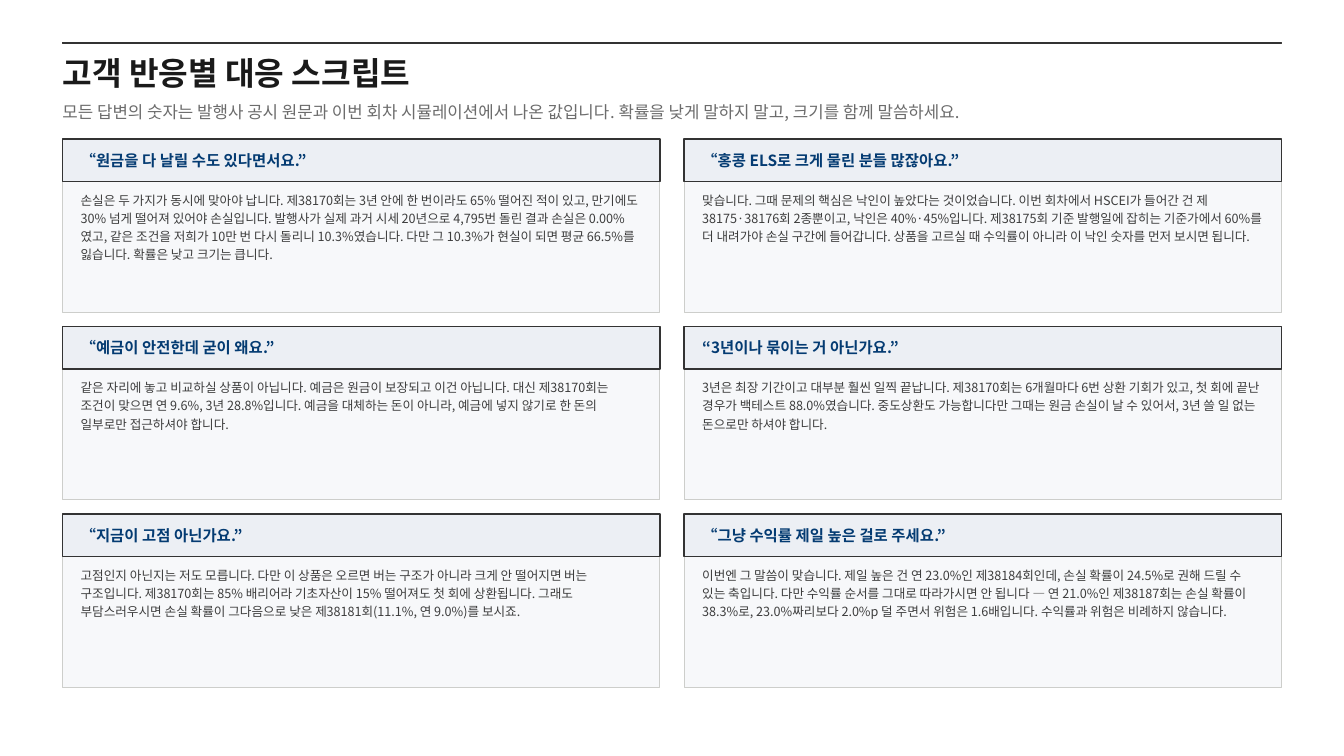
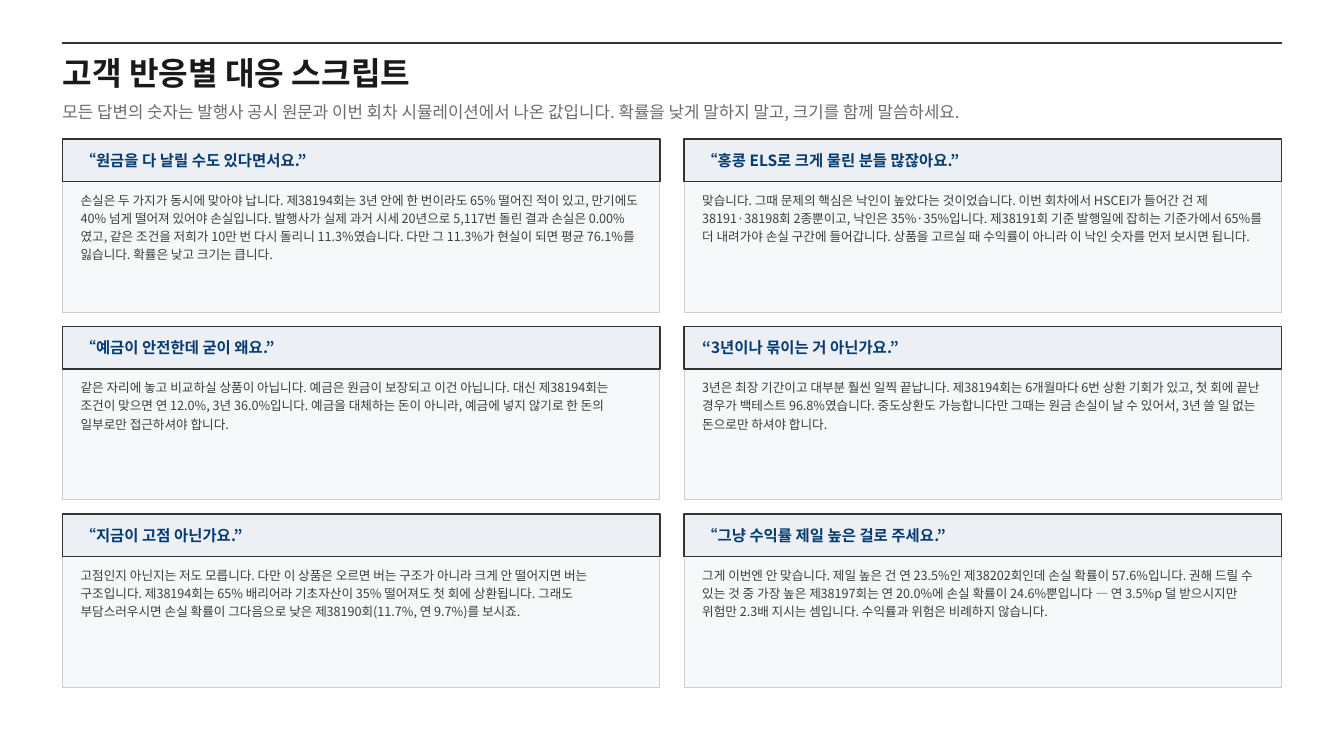
Before and after one commit to hanaroline/work_1, a slide deck: slide 7 of els-sales-deck.pptx. Drawn at 1344x756 pixels with LibreOffice and Linux fonts; fonts in the diff are those of the drawing. Boxes give left, top, right and bottom in pixels: in the first picture for what was removed or moved away, otherwise in the second. Text is boxed around its words. In the diff, an @@ line names an element or a change of style, - is before the commit and + after.

```diff
--- a/els-sales-deck.pptx
+++ b/els-sales-deck.pptx
@@ text at [81,194,638,260]: text changed @@
-손실은 두 가지가 동시에 맞아야 납니다. 제38170회는 3년 안에 한 번이라도 65% 떨어진 적이 있고, 만기에도 30% 넘게 떨어져 있어야 손실입니다. 발행사가 실제 과거 시세 20년으로 4,795번 돌린 결과 손실은 0.00%였고, 같은 조건을 저희가 10만 번 다시 돌리니 10.3%였습니다. 다만 그 10.3%가 현실이 되면 평균 66.5%를 잃습니다. 확률은 낮고 크기는 큽니다.
+손실은 두 가지가 동시에 맞아야 납니다. 제38194회는 3년 안에 한 번이라도 65% 떨어진 적이 있고, 만기에도 40% 넘게 떨어져 있어야 손실입니다. 발행사가 실제 과거 시세 20년으로 5,117번 돌린 결과 손실은 0.00%였고, 같은 조건을 저희가 10만 번 다시 돌리니 11.3%였습니다. 다만 그 11.3%가 현실이 되면 평균 76.1%를 잃습니다. 확률은 낮고 크기는 큽니다.
@@ text at [702,194,1262,242]: text changed @@
-맞습니다. 그때 문제의 핵심은 낙인이 높았다는 것이었습니다. 이번 회차에서 HSCEI가 들어간 건 제38175·38176회 2종뿐이고, 낙인은 40%·45%입니다. 제38175회 기준 발행일에 잡히는 기준가에서 60%를 더 내려가야 손실 구간에 들어갑니다. 상품을 고르실 때 수익률이 아니라 이 낙인 숫자를 먼저 보시면 됩니다.
+맞습니다. 그때 문제의 핵심은 낙인이 높았다는 것이었습니다. 이번 회차에서 HSCEI가 들어간 건 제38191·38198회 2종뿐이고, 낙인은 35%·35%입니다. 제38191회 기준 발행일에 잡히는 기준가에서 65%를 더 내려가야 손실 구간에 들어갑니다. 상품을 고르실 때 수익률이 아니라 이 낙인 숫자를 먼저 보시면 됩니다.
@@ text at [81,381,609,430]: text changed @@
-같은 자리에 놓고 비교하실 상품이 아닙니다. 예금은 원금이 보장되고 이건 아닙니다. 대신 제38170회는 조건이 맞으면 연 9.6%, 3년 28.8%입니다. 예금을 대체하는 돈이 아니라, 예금에 넣지 않기로 한 돈의 일부로만 접근하셔야 합니다.
+같은 자리에 놓고 비교하실 상품이 아닙니다. 예금은 원금이 보장되고 이건 아닙니다. 대신 제38194회는 조건이 맞으면 연 12.0%, 3년 36.0%입니다. 예금을 대체하는 돈이 아니라, 예금에 넣지 않기로 한 돈의 일부로만 접근하셔야 합니다.
@@ text at [702,381,1259,430]: text changed @@
-3년은 최장 기간이고 대부분 훨씬 일찍 끝납니다. 제38170회는 6개월마다 6번 상환 기회가 있고, 첫 회에 끝난 경우가 백테스트 88.0%였습니다. 중도상환도 가능합니다만 그때는 원금 손실이 날 수 있어서, 3년 쓸 일 없는 돈으로만 하셔야 합니다.
+3년은 최장 기간이고 대부분 훨씬 일찍 끝납니다. 제38194회는 6개월마다 6번 상환 기회가 있고, 첫 회에 끝난 경우가 백테스트 96.8%였습니다. 중도상환도 가능합니다만 그때는 원금 손실이 날 수 있어서, 3년 쓸 일 없는 돈으로만 하셔야 합니다.
@@ text at [81,569,587,619]: text changed @@
-고점인지 아닌지는 저도 모릅니다. 다만 이 상품은 오르면 버는 구조가 아니라 크게 안 떨어지면 버는 구조입니다. 제38170회는 85% 배리어라 기초자산이 15% 떨어져도 첫 회에 상환됩니다. 그래도 부담스러우시면 손실 확률이 그다음으로 낮은 제38181회(11.1%, 연 9.0%)를 보시죠.
+고점인지 아닌지는 저도 모릅니다. 다만 이 상품은 오르면 버는 구조가 아니라 크게 안 떨어지면 버는 구조입니다. 제38194회는 65% 배리어라 기초자산이 35% 떨어져도 첫 회에 상환됩니다. 그래도 부담스러우시면 손실 확률이 그다음으로 낮은 제38190회(11.7%, 연 9.7%)를 보시죠.
@@ text at [702,569,1253,617]: text changed @@
-이번엔 그 말씀이 맞습니다. 제일 높은 건 연 23.0%인 제38184회인데, 손실 확률이 24.5%로 권해 드릴 수 있는 축입니다. 다만 수익률 순서를 그대로 따라가시면 안 됩니다 — 연 21.0%인 제38187회는 손실 확률이 38.3%로, 23.0%짜리보다 2.0%p 덜 주면서 위험은 1.6배입니다. 수익률과 위험은 비례하지 않습니다.
+그게 이번엔 안 맞습니다. 제일 높은 건 연 23.5%인 제38202회인데 손실 확률이 57.6%입니다. 권해 드릴 수 있는 것 중 가장 높은 제38197회는 연 20.0%에 손실 확률이 24.6%뿐입니다 — 연 3.5%p 덜 받으시지만 위험만 2.3배 지시는 셈입니다. 수익률과 위험은 비례하지 않습니다.
```
Also in this commit, not shown: 7 other slides changed, 23 other files.
